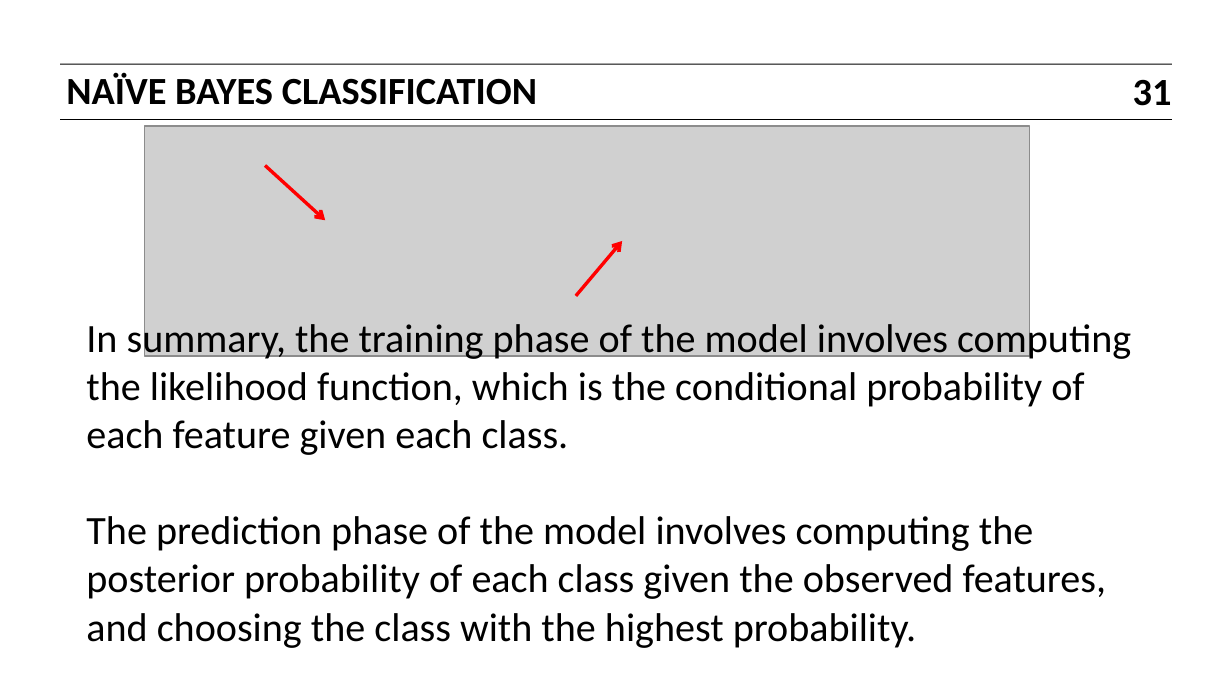
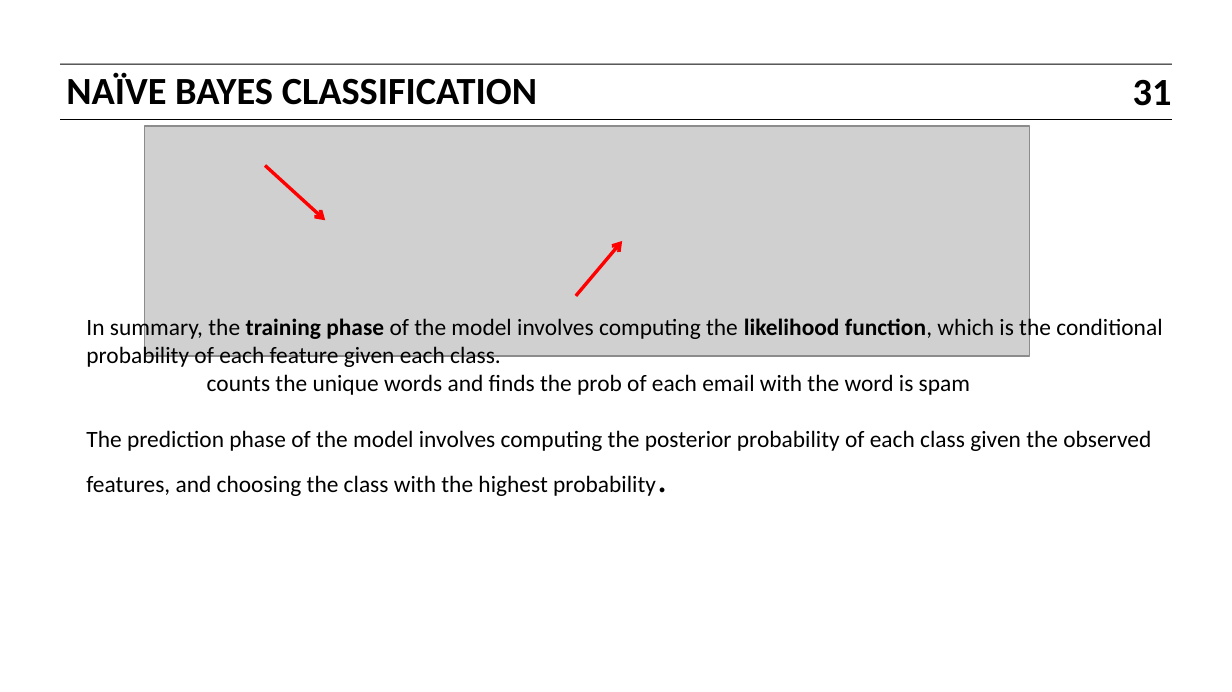
Before and after one commit to vandonova/sfdat22_work, a slide deck: slide 31 of slides/13_naive_bayes_roc_auc.pptx. Drawn at 1232x692 pixels with LibreOffice and Linux fonts; fonts in the diff are those of the drawing; grey boxes stand for pictures. Boxes give left, top, right and bottom in pixels: in the first picture for what was removed or moved away, otherwise in the second. Text is boxed around its words. In the diff, an @@ line names an element or a change of style, - is before the commit and + after.

```diff
--- a/slides/13_naive_bayes_roc_auc.pptx
+++ b/slides/13_naive_bayes_roc_auc.pptx
@@ text at box(86, 315, 1162, 496): size 24 to 14 pt in "In summary, the training phase of the ...", "The prediction phase of the model involves ..."; bold on in "training phase likelihood function," @@
@@ text at box(207, 374, 970, 395): paragraph added @@
+counts the unique words and finds the prob of each email with the word is spam
```
Also in this commit, not shown: 5 other slides changed, 1 other file.
